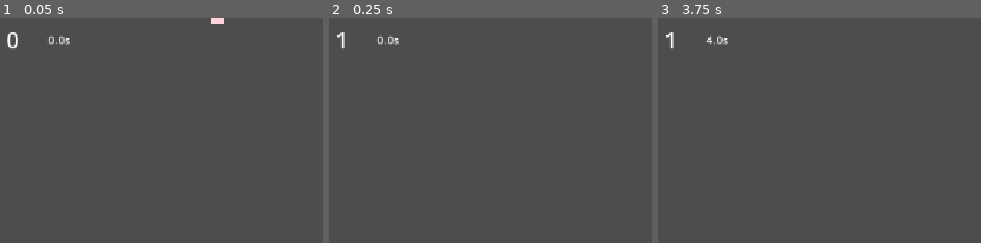
Above: before the commit, frames 1-3 (left to right).
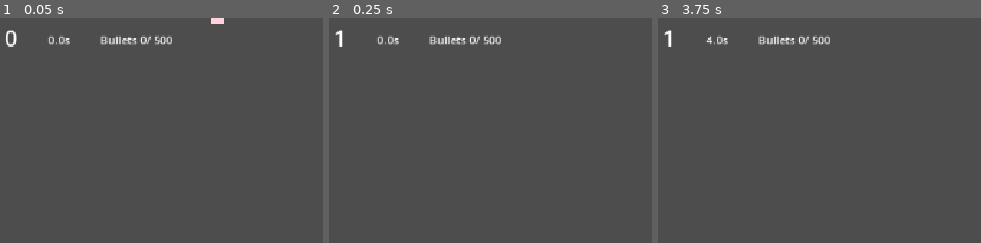
Above: after the commit, the same moments.

Repository: KLADAGA/Hack_Haven_Shooter
Game: Godot game, scene res://game.tscn
The game is run twice, just before and just after one commit, with the same random seed, the same clock (stepped at 60 frames per second) and the same inputs. This scene is started directly instead of the project's main scene. The engine's default icon, where the game draws it, is replaced by a stand-in: a white triangle on a blue panel in a dark square.
Inputs (mouse positions are % of the whole screen's width and height, from its top left):
- Up to frame 1 (0.05 s): no input
- Up to frame 2 (0.25 s): no input
- Up to frame 3 (3.75 s): tap Enter at 0.5, 2 s; move the mouse to (88, 45) at 0.52 s; tap Space at 1.25, 3.5 s; move the mouse to (36, 55) at 1.27 s; move the mouse to (73, 28) at 2.02 s; move the mouse to (55, 70) at 2.77 s; move the mouse to (98, 65) at 3.52 s
The pictures show only the part of the screen within x 0-50%, y 0-50%; the shares and areas given below are measured in that part.

The runs differ from the first frame. In frame 1, 0.8% of the frame differs, in the area x 1-54%, y 5-14%; in frame 2, 0.7%; in frame 3, 0.7%.

Commit message:
Final
final final, final

Diff:
--- /dev/null
+++ b/ain.tscn
@@ -0,0 +1,17 @@
+[gd_scene format=3 uid="uid://dc585pahaeggb"]
+
+[ext_resource type="PackedScene" uid="uid://dhlthq1nty3nl" path="res://start.tscn" id="1_e6dku"]
+
+[node name="Main" type="Node2D" unique_id=666905426]
+
+[node name="CanvasLayer" type="CanvasLayer" parent="." unique_id=1470966051]
+
+[node name="CenterContainer" type="CenterContainer" parent="CanvasLayer" unique_id=1543797012]
+propagate_maximum_size = false
+offset_left = 187.0
+offset_top = 111.0
+offset_right = 767.0
+offset_bottom = 408.0
+
+[node name="Start" parent="CanvasLayer/CenterContainer" unique_id=575432727 instance=ExtResource("1_e6dku")]
+layout_mode = 2
--- a/game.tscn
+++ b/game.tscn
@@ -9,12 +9,20 @@
 [sub_resource type="GDScript" id="GDScript_mwb40"]
 script/source = "extends StaticBody2D
 
+@onready var start_button = $CanvasLayer/CenterContainer/Start
 
 var back_music:=AudioStreamPlayer.new()
 var Enemy_count=0
+var bullet_amount=0
 var Score=0
 var timr=0.0
 # Called when the node enters the scene tree for the first time.
+func _on_start_pressed():
+	start_button.hide()
+	new_game()
+func new_game():
+	back_music.stream=load(\"res://Bounce.wav\")
+	back_music.autoplay=true
 func _ready() -> void:
 	back_music.stream=load(\"res://Bounce.wav\")
 	back_music.autoplay=true
@@ -38,7 +46,6 @@
 
 const SPEED = 10.0
 const Shoot_delay=3
-var bullet_amount=0
 
 func _physics_process(delta: float) -> void:
 	if Input.is_action_pressed(\"left\"):
@@ -51,8 +58,10 @@
 		move_local_y(-SPEED)
 
 	move_and_collide(velocity*delta)
+	var Game= get_parent()
+	var bullet_amount=Game.bullet_amount
 	if Input.is_action_pressed(\"click\")&&bullet_amount<500 :
-		bullet_amount+=1
+		Game.bullet_amount+=1
 		var shoot_dir=Vector2.ZERO
 		var rand_vec=Vector2.ZERO
 		rand_vec.x=randf()
@@ -93,7 +102,7 @@
 [sub_resource type="WorldBoundaryShape2D" id="WorldBoundaryShape2D_3mbc6"]
 distance = -324.0
 
-[sub_resource type="GDScript" id="GDScript_80nbo"]
+[sub_resource type="GDScript" id="GDScript_4nxm4"]
 script/source = "extends Label
 
 
@@ -106,7 +115,7 @@
 func _process(delta: float) -> void:
 	var Canva=get_parent()
 	var new=Canva.get_parent()
-	text=str(new.Score)
+	text=\"Bullets \"+str(new.bullet_amount) +\"/ 500\"
 	pass
 "
 
@@ -123,6 +132,23 @@
 func _process(delta: float) -> void:
 	timer+=delta
 	text=str(round(timer))+\"s\"
+"
+
+[sub_resource type="GDScript" id="GDScript_80nbo"]
+script/source = "extends Label
+
+
+# Called when the node enters the scene tree for the first time.
+func _ready() -> void:
+	pass # Replace with function body.
+
+
+# Called every frame. 'delta' is the elapsed time since the previous frame.
+func _process(delta: float) -> void:
+	var Canva=get_parent()
+	var new=Canva.get_parent()
+	text=str(new.Score)
+	pass
 "
 
 [node name="Game" type="StaticBody2D" unique_id=872249596]
@@ -149,14 +175,12 @@
 
 [node name="CanvasLayer" type="CanvasLayer" parent="." unique_id=917050371]
 
-[node name="Score" type="Label" parent="CanvasLayer" unique_id=649414560]
-offset_left = 18.0
-offset_top = 9.0
-offset_right = 69.0
-offset_bottom = 54.0
-theme_override_font_sizes/font_size = 32
-text = "0"
-script = SubResource("GDScript_80nbo")
+[node name="Bullets" type="Label" parent="CanvasLayer" unique_id=1610451610]
+offset_left = 153.0
+offset_top = 20.0
+offset_right = 193.0
+offset_bottom = 43.0
+script = SubResource("GDScript_4nxm4")
 
 [node name="Time" type="Label" parent="CanvasLayer" unique_id=831877635]
 offset_left = 78.0
@@ -164,3 +188,12 @@
 offset_right = 118.0
 offset_bottom = 43.0
 script = SubResource("GDScript_e2o6t")
+
+[node name="Score" type="Label" parent="CanvasLayer" unique_id=649414560]
+offset_left = 15.0
+offset_top = 6.0
+offset_right = 66.0
+offset_bottom = 51.0
+theme_override_font_sizes/font_size = 32
+text = "0"
+script = SubResource("GDScript_80nbo")
--- /dev/null
+++ b/start.tscn
@@ -0,0 +1,25 @@
+[gd_scene format=3 uid="uid://dhlthq1nty3nl"]
+
+[ext_resource type="Texture2D" uid="uid://dhcxqhd433pse" path="res://Start.png" id="1_ots34"]
+
+[sub_resource type="GDScript" id="GDScript_e6dku"]
+script/source = "extends TextureButton
+
+
+# Called when the node enters the scene tree for the first time.
+func _ready() -> void:
+	pass # Replace with function body.
+
+
+# Called every frame. 'delta' is the elapsed time since the previous frame.
+func _process(delta: float) -> void:
+	if texture_pressed==true:
+		hide()
+		var game=
+	pass
+"
+
+[node name="Start" type="TextureButton" unique_id=575432727]
+action_mode = 0
+texture_normal = ExtResource("1_ots34")
+script = SubResource("GDScript_e6dku")
Binary file added: Start.png
Not shown, added: Start.png.import
